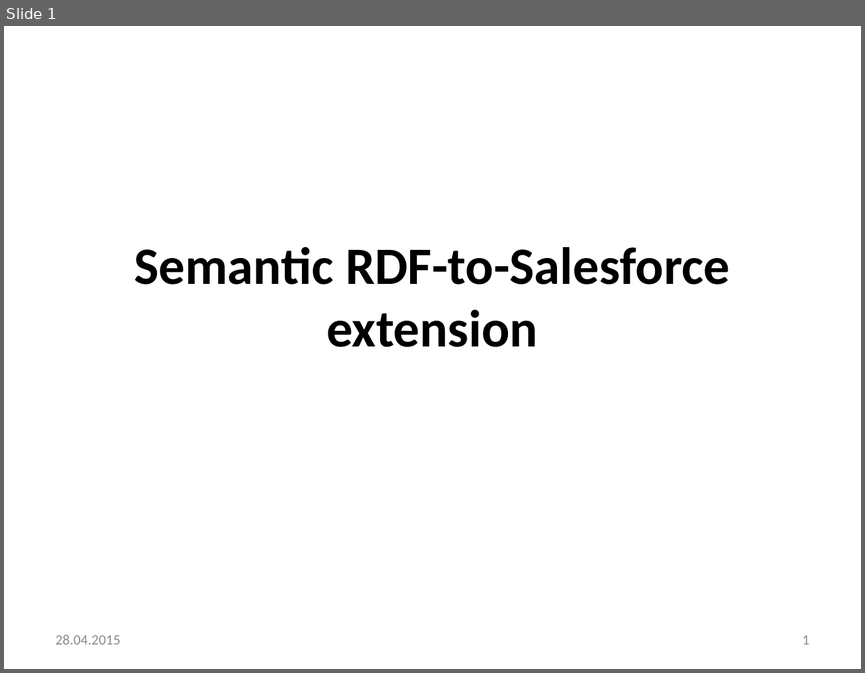
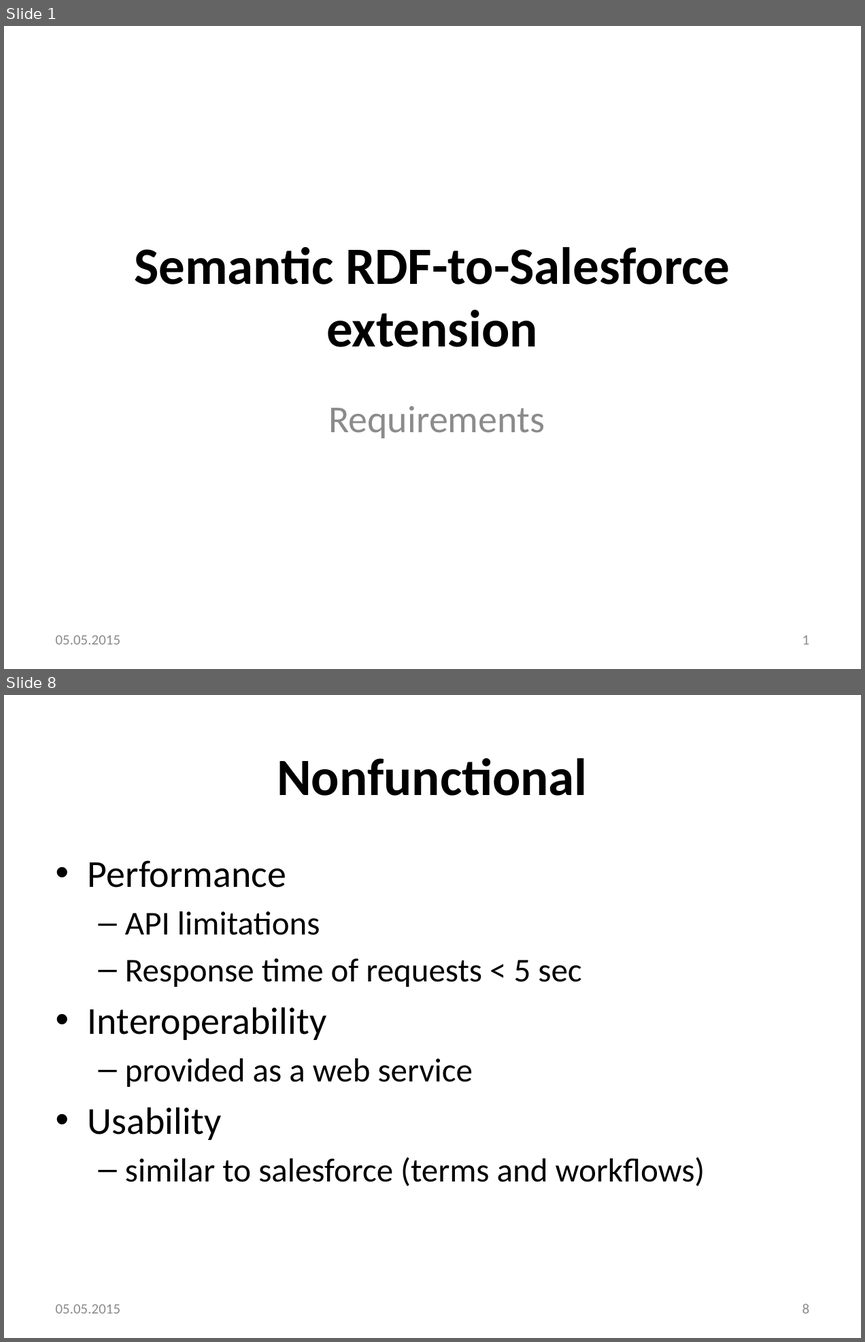
Before and after one commit to omarrana/testing, a slide deck: presentations/requirments_specification.pptx. Shown one above the other, each under a label of ours: slide 1 before the commit, slides 1 and 8 after it; the slides between them are not shown. The pictures are 865x673 and 865x1342 pixels, drawn with LibreOffice and Linux fonts; fonts in the diff are those of the drawing; background and template pictures are left out. Boxes give left, top, right and bottom in pixels: in the first picture for what was removed or moved away, otherwise in the second. Text is boxed around its words. In the diff, an @@ line names an element or a change of style, - is before the commit and + after.

Commit message:
updated requirement presentation

```diff
--- a/presentations/requirments_specification.pptx
+++ b/presentations/requirments_specification.pptx
@@ slide 8 added at (x1=4, y1=695, x2=861, y2=1338), background #FFFFFF @@
@@ title added at (x1=277, y1=758, x2=587, y2=796), 44 pt, text #000000, bold @@
+Nonfunctional
@@ text added at (x1=88, y1=860, x2=705, y2=1186), 28 pt, text #000000 @@
+• Performance
+  – API limitations
+  – Response time of requests < 5 sec
+• Interoperability
+  – provided as a web service
+• Usability
+  – similar to salesforce (terms and workflows)
@@ text added at (x1=56, y1=1304, x2=121, y2=1313), 12 pt, text #8C8C8C @@
+05.05.2015
@@ page number added at (x1=802, y1=1304, x2=810, y2=1313), 12 pt, text #8C8C8C @@
+8
@@ slide 1 changed as well @@
@@ subtitle added at (x1=328, y1=405, x2=545, y2=438), 32 pt, text #8C8C8C @@
+Requirements
@@ text at (x1=56, y1=635, x2=121, y2=644): text changed @@
-28.04.2015
+05.05.2015
```
Also in this commit, not shown: 1 other slide changed, 6 other slides added, 3 slides removed.
